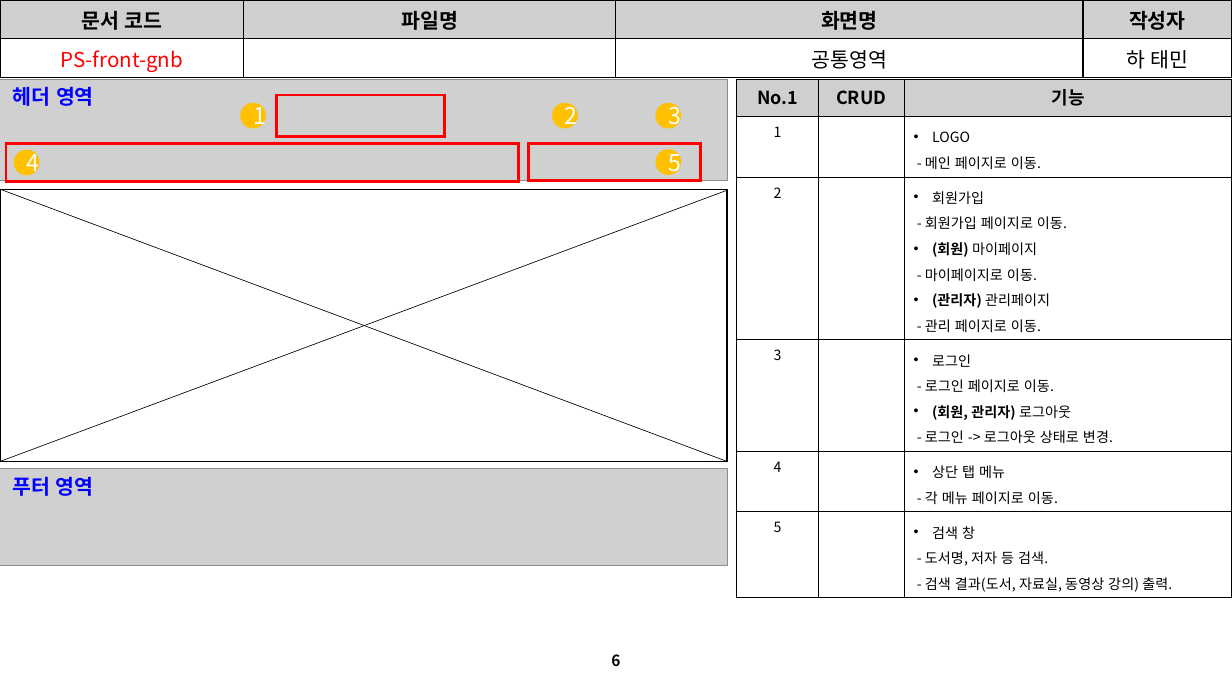
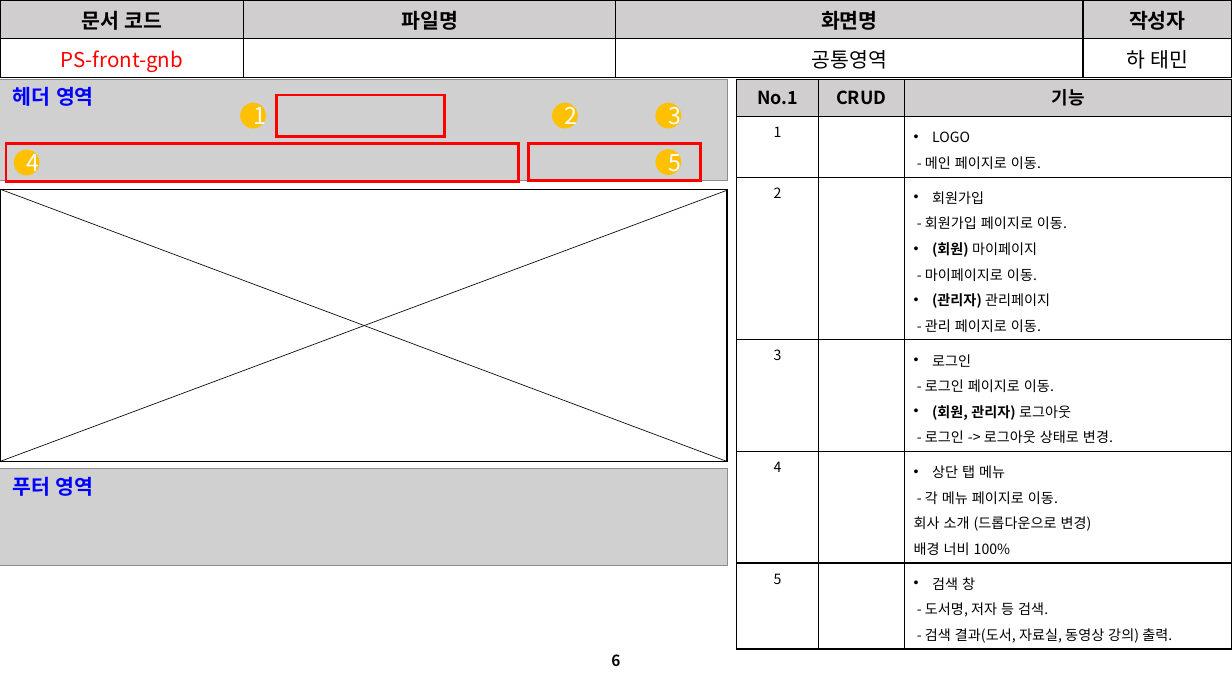
Before and after one commit to David-Ha-1217/Publisher_Portfolio, a slide deck: slide 6 of Documents/진행(변경)사항.pptx. Drawn at 1232x693 pixels with LibreOffice and Linux fonts; fonts in the diff are those of the drawing; grey boxes stand for pictures. Boxes give left, top, right and bottom in pixels: in the first picture for what was removed or moved away, otherwise in the second. Text is boxed around its words. In the diff, an @@ line names an element or a change of style, - is before the commit and + after.

```diff
--- a/Documents/진행(변경)사항.pptx
+++ b/Documents/진행(변경)사항.pptx
@@ table at (738, 79, 1232, 647) @@
-row 5, column 3: 상단 탭 메뉴 / - 각 메뉴 페이지로 이동.
+row 5, column 3: 상단 탭 메뉴 / - 각 메뉴 페이지로 이동. / 회사 소개 (드롭다운으로 변경) / 배경 너비 100%
```
Also in this commit, not shown: 8 other slides changed, 45 other files.
